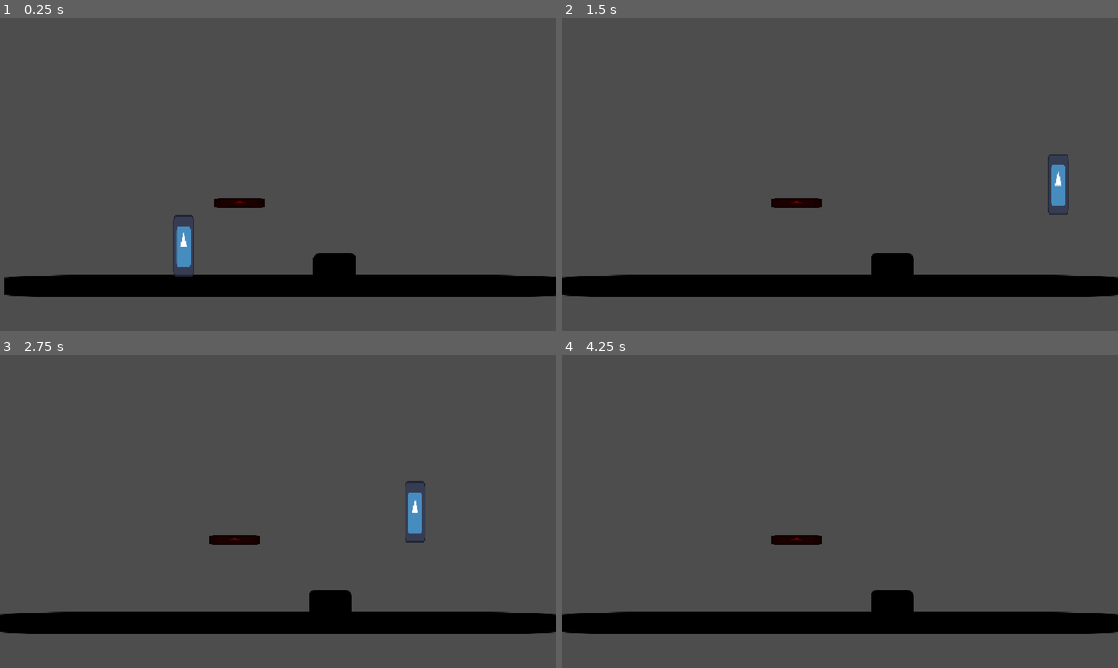
Above: before the commit, frames 1-4 (two rows, left to right).
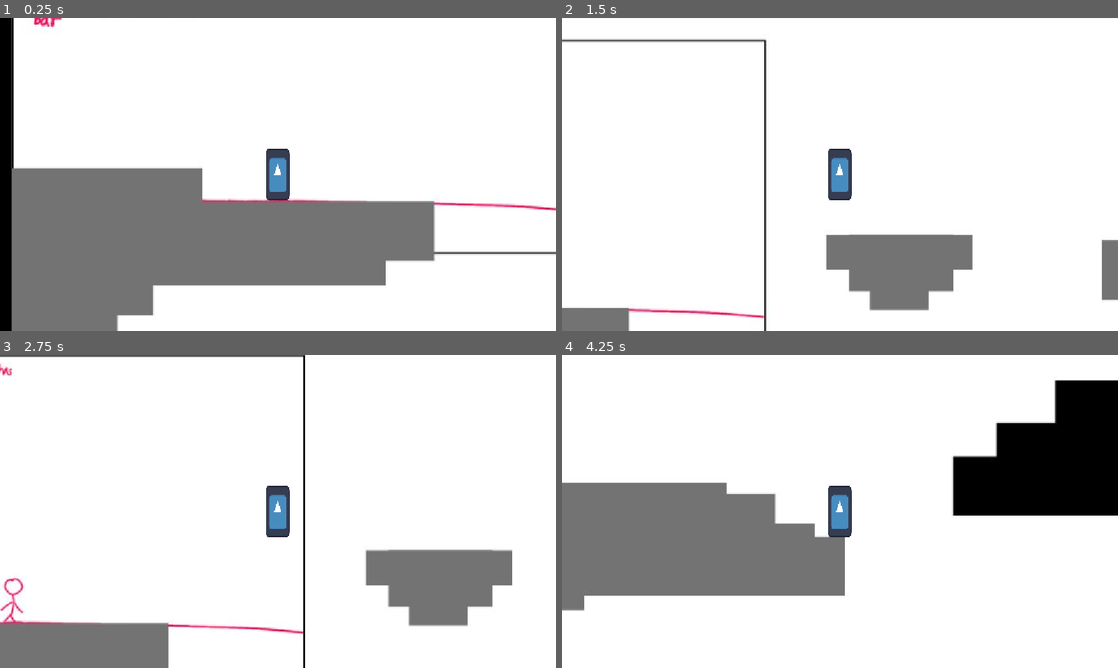
Above: after the commit, the same moments.

Repository: Medcro/GameBijiWIDAI2026
Game: Godot game, scene res://scenes/main.tscn
The game is run twice, just before and just after one commit, with the same random seed, the same clock (stepped at 60 frames per second) and the same inputs. The engine's default icon, where the game draws it, is replaced by a stand-in: a white triangle on a blue panel in a dark square.
Inputs:
- Up to frame 1 (0.25 s): no input
- Up to frame 2 (1.5 s): tap Enter at 0.5 s; hold Right (ui_right) from 0.53 s (still down); tap Z (Dash) at 0.6, 1.35 s; tap C (Jump) at 0.77 s
- Up to frame 3 (2.75 s): tap C (Jump) at 1.52 s; release Right (ui_right) at 2.03 s; hold Left (ui_left) from 2.03 s (still down); tap Z (Dash) at 2.1 s
- Up to frame 4 (4.25 s): release Left (ui_left) at 2.78 s; hold Right (ui_right) from 2.78 s (still down); tap Z (Dash) at 2.85, 3.6 s; tap C (Jump) at 3.02, 3.77 s

The runs differ from the first frame. In frame 1, 100% of the frame differs, in the area x 0-100%, y 0-100%; in frame 2, 99%; in frame 3, 99%; in frame 4, 100%.

Commit message:
tweaked player values, implemented camera and level example

Diff:
--- a/scenes/main.tscn
+++ b/scenes/main.tscn
@@ -1,34 +1,71 @@
-[gd_scene load_steps=6 format=3 uid="uid://r8gk7inos0cq"]
+[gd_scene load_steps=5 format=3 uid="uid://r8gk7inos0cq"]
 
-[ext_resource type="PackedScene" uid="uid://cv3ekrp0fcc0o" path="res://scenes/floor.tscn" id="1_0wfyh"]
+[ext_resource type="Texture2D" uid="uid://b37h730lit766" path="res://platform room.jpg" id="1_tefeu"]
 [ext_resource type="PackedScene" uid="uid://dxl1dmwln6gom" path="res://scenes/player.tscn" id="2_sugp2"]
 [ext_resource type="Script" uid="uid://dy244eryhu1w6" path="res://scenes/player_camera.gd" id="3_jyhfs"]
-[ext_resource type="PackedScene" uid="uid://bmylvoan1tfh4" path="res://scenes/platform.tscn" id="3_sugp2"]
-[ext_resource type="PackedScene" uid="uid://bidb6vs2t4uaw" path="res://scenes/drop_down_platform.tscn" id="4_jyhfs"]
 
 [sub_resource type="RectangleShape2D" id="RectangleShape2D_jyhfs"]
-size = Vector2(1162, 518)
+size = Vector2(1875, 1041)
 
 [node name="main" type="Node2D"]
-
-[node name="Floor" parent="." instance=ExtResource("1_0wfyh")]
-position = Vector2(546, 481)
-
-[node name="Player" parent="." instance=ExtResource("2_sugp2")]
-position = Vector2(367, 387)
-
-[node name="Camera2D" type="Camera2D" parent="Player"]
-script = ExtResource("3_jyhfs")
-bounds_path = NodePath("../../CameraBound")
-
-[node name="Platform" parent="." instance=ExtResource("3_sugp2")]
-position = Vector2(684, 457)
 
 [node name="CameraBound" type="Area2D" parent="."]
 
 [node name="CollisionShape2D" type="CollisionShape2D" parent="CameraBound"]
-position = Vector2(571, 249)
+position = Vector2(888, 507)
 shape = SubResource("RectangleShape2D_jyhfs")
 
-[node name="DropDownPlatform" parent="." instance=ExtResource("4_jyhfs")]
-position = Vector2(486, 308)
+[node name="Platform" type="StaticBody2D" parent="."]
+
+[node name="CollisionPolygon2D" type="CollisionPolygon2D" parent="Platform"]
+polygon = PackedVector2Array(1324, 661, 1803, 663, 1803, 668, 1837, 668, 1837, -12, -44, -14, -44, 655, -15, 663, -13, 10, 1803, 14, 1801, 511, 1445, 507, 1445, 551, 1375, 555, 1375, 594, 1326, 596)
+
+[node name="DropDownPlatform" type="StaticBody2D" parent="."]
+position = Vector2(0, -3.0517578e-05)
+scale = Vector2(1, 1.0000001)
+
+[node name="CollisionPolygon2D" type="CollisionPolygon2D" parent="DropDownPlatform"]
+position = Vector2(1, 2)
+polygon = PackedVector2Array(-13, 320, 213, 319, 213, 353, 489, 357, 489, 376, 194, 375, 194, 339, -12, 340)
+one_way_collision = true
+
+[node name="DropDownPlatform2" type="StaticBody2D" parent="."]
+
+[node name="CollisionPolygon2D" type="CollisionPolygon2D" parent="DropDownPlatform2"]
+polygon = PackedVector2Array(836, 625, 1054, 626, 1055, 638, 1112, 639, 1111, 673, 1158, 673, 1159, 689, 1195, 689, 1195, 702, 1147, 702, 1146, 687, 1098, 687, 1097, 652, 1035, 651, 1035, 641, 837, 639)
+one_way_collision = true
+
+[node name="DropDownPlatform3" type="StaticBody2D" parent="."]
+
+[node name="CollisionPolygon2D" type="CollisionPolygon2D" parent="DropDownPlatform3"]
+polygon = PackedVector2Array(723, 271, 723, 285, 895, 285, 895, 273)
+one_way_collision = true
+
+[node name="DropDownPlatform4" type="StaticBody2D" parent="."]
+position = Vector2(0, -3.0517578e-05)
+scale = Vector2(1, 1.0000001)
+
+[node name="CollisionPolygon2D" type="CollisionPolygon2D" parent="DropDownPlatform4"]
+polygon = PackedVector2Array(1048, 278, 1050, 291, 1392, 291, 1391, 336, 1431, 338, 1432, 370, 1475, 374, 1475, 359, 1444, 359, 1444, 325, 1406, 326, 1406, 280)
+one_way_collision = true
+
+[node name="Floor" type="StaticBody2D" parent="."]
+
+[node name="CollisionPolygon2D" type="CollisionPolygon2D" parent="Floor"]
+position = Vector2(512, 851)
+polygon = PackedVector2Array(-559, -24, -344, -24, -346, -75, -177, -70, -174, -240, 101, -236, 98, -327, 255, -324, 255, -296, 322, -291, 324, -217, 297, -214, 302, 51, 246, 60, 255, 161, 433, 170, 429, 114, 467, 113, 470, 82, 536, 82, 536, 53, 608, 50, 608, 19, 1148, 19, 1143, -20, 1329, -20, 1329, 313, -558, 288)
+
+[node name="PlatformRoom" type="Sprite2D" parent="."]
+position = Vector2(896, 509)
+texture = ExtResource("1_tefeu")
+
+[node name="Player" parent="." instance=ExtResource("2_sugp2")]
+position = Vector2(306, 326)
+scale = Vector2(-0.65993714, 0.4765042)
+
+[node name="Camera2D" type="Camera2D" parent="Player"]
+position = Vector2(3.03061, -1.50203705e-05)
+scale = Vector2(1.5152959, -2.0986176)
+zoom = Vector2(1.75, 1.75)
+script = ExtResource("3_jyhfs")
+bounds_path = NodePath("../../CameraBound")
--- a/scripts/player.gd
+++ b/scripts/player.gd
@@ -2,13 +2,13 @@
 
 # Base Attribute
 @export var hp : int = 5
-@export var speed : float = 500
+@export var speed : float = 300
 @export var jump : float = -500
 @export var gravity : float = 980
 
 # Dash Attribute
 @export var dash_speed : float = 1200.0
-@export var dash_duration : float = 0.15
+@export var dash_duration : float = 0.07
 @export var dash_cooldown : float = 0.25 # Variabel bebas (boleh diganti angkanya kalo rasanya kelamaan)
 var dash_timer : float = 0.0
 var dash_cooldown_timer : float = 0.0 # init
Binary file added: platform room.jpg
Not shown, added: platform room.jpg.import
